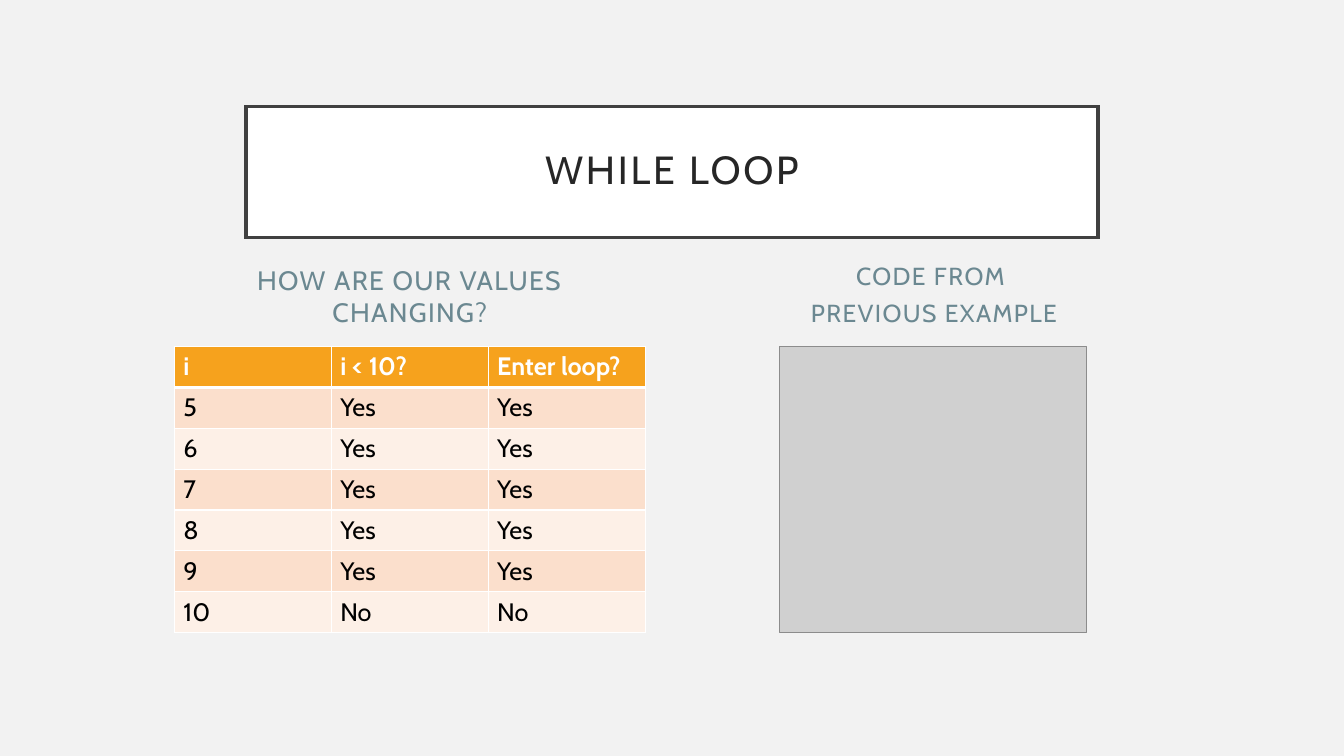
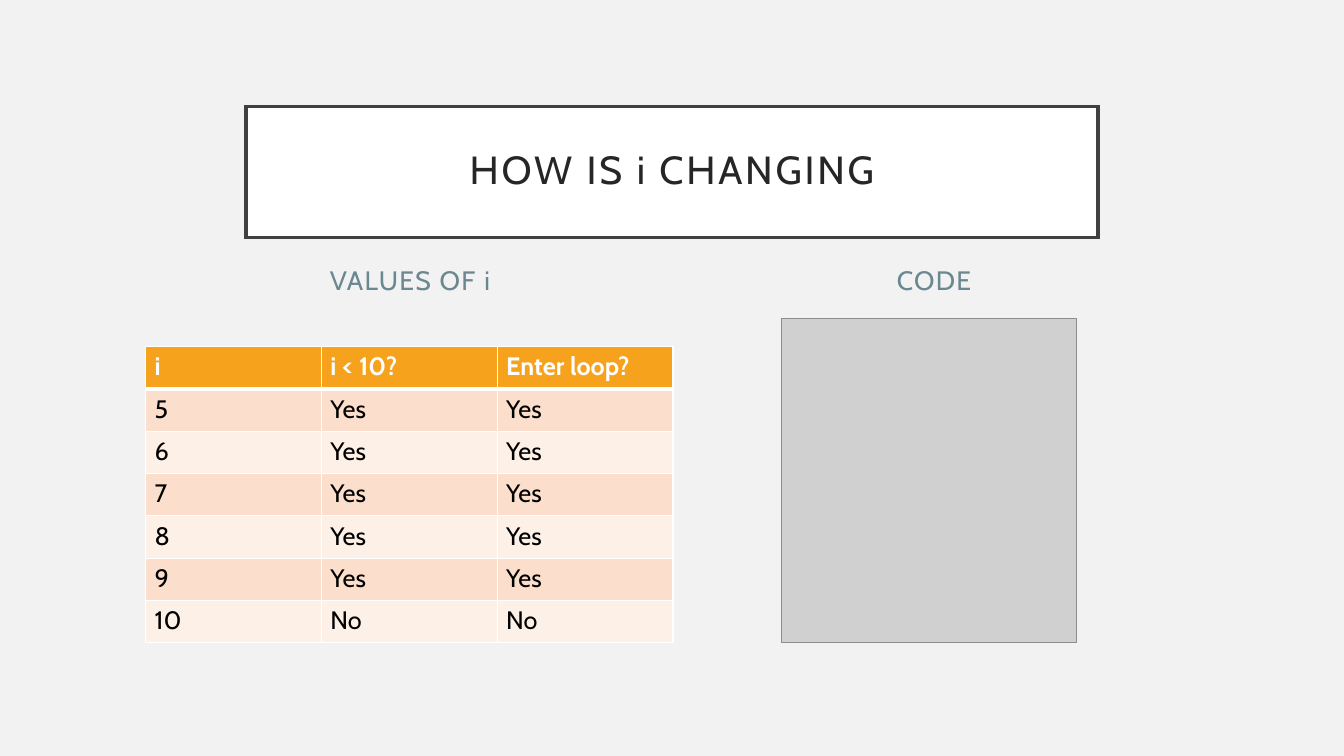
Before and after one commit to rsera/Junior-Knights, a slide deck: slide 10 of Python Day 4 While Loops.pptx (slide 7 before the commit). Drawn at 1344x756 pixels with LibreOffice and Linux fonts; fonts in the diff are those of the drawing; grey boxes stand for pictures. Boxes give left, top, right and bottom in pixels: in the first picture for what was removed or moved away, otherwise in the second. Text is boxed around its words. In the diff, an @@ line names an element or a change of style, - is before the commit and + after.

```diff
--- a/Python Day 4 While Loops.pptx
+++ b/Python Day 4 While Loops.pptx
@@ title at [470,156,874,185]: text changed @@
-WHILE LOOP
+HOW IS i CHANGING
@@ text at [330,271,490,291]: text changed @@
-HOW ARE OUR VALUES CHANGING?
+VALUES OF i
@@ text at [897,271,971,291]: text changed; size 17.6 to 19 pt @@
-CODE FROM
-PREVIOUS EXAMPLE
+CODE
@@ picture: place and size @@
-picture at [779,347,1087,633]
+picture at [781,319,1077,643]
@@ table: place and size @@
-table at [174,347,646,633]
+table at [146,347,673,643]
```
Also in this commit, not shown: 6 other slides changed, 4 slides added, 1 slide removed, 1 other file.
